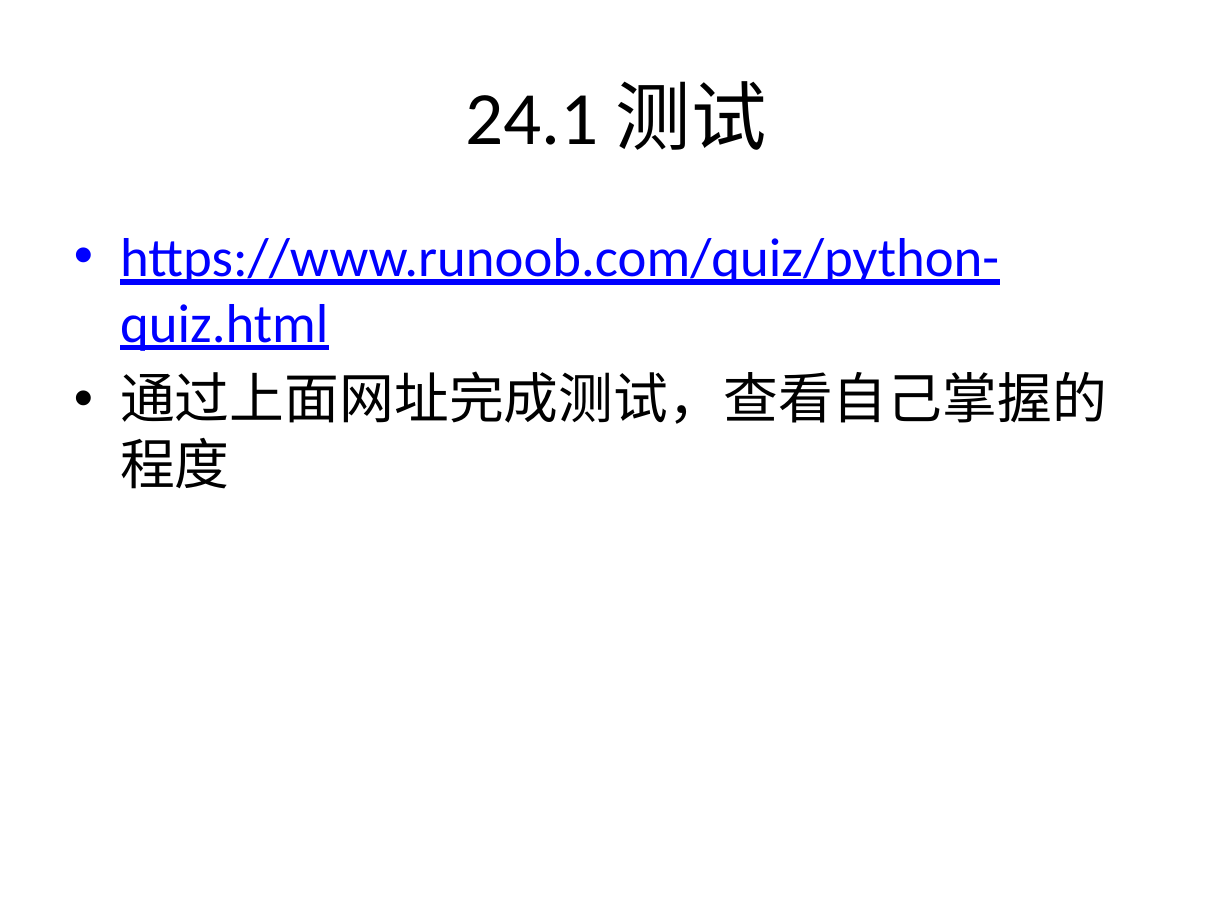
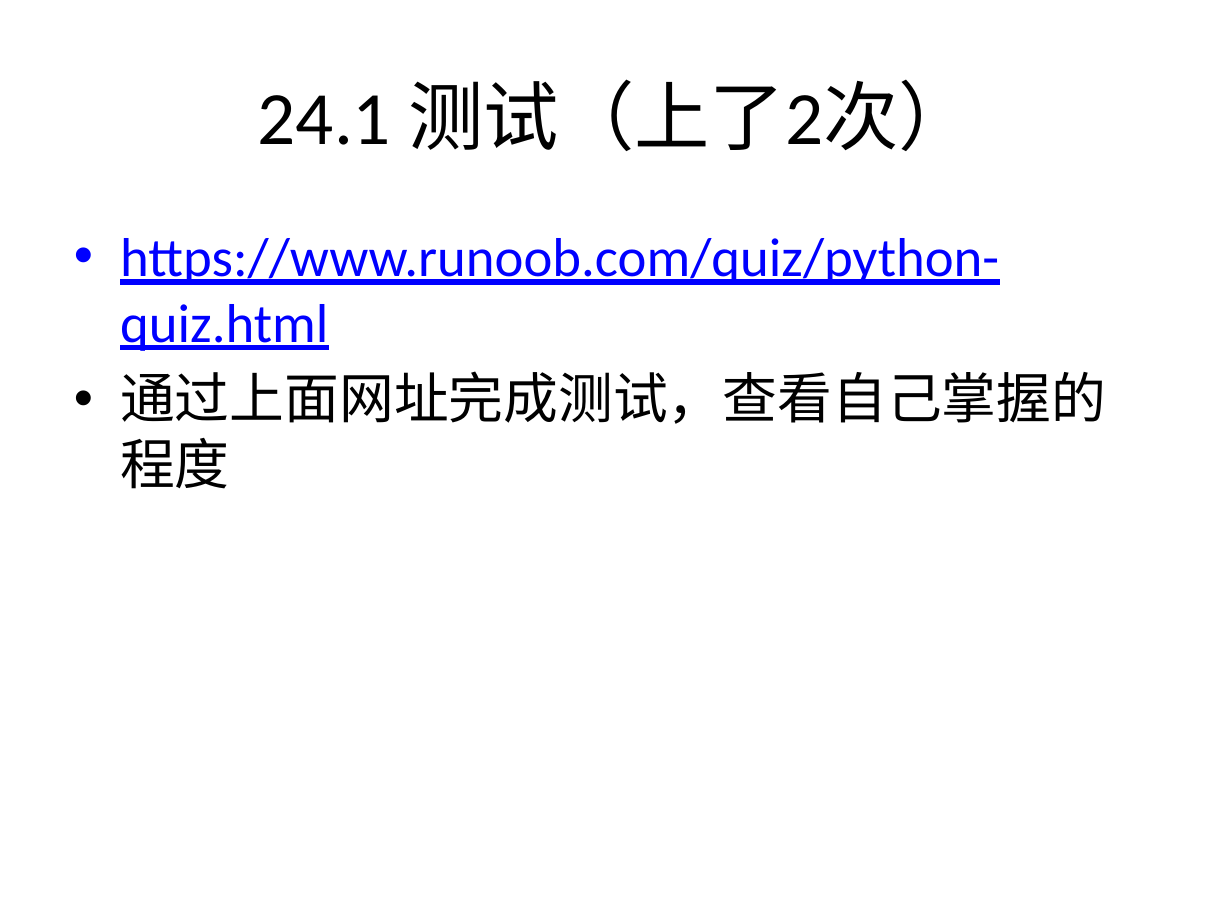
Before and after one commit to zhinan18/Python3, a slide deck: slide 235 of readme/Python3.pptx. Drawn at 1232x924 pixels with LibreOffice and Linux fonts; fonts in the diff are those of the drawing. Boxes give left, top, right and bottom in pixels: in the first picture for what was removed or moved away, otherwise in the second. Text is boxed around its words. In the diff, an @@ line names an element or a change of style, - is before the commit and + after.

```diff
--- a/readme/Python3.pptx
+++ b/readme/Python3.pptx
@@ title at [258,79,975,151]: text changed @@
-24.1 测试
+24.1 测试（上了2次）
```
Also in this commit, not shown: 1 other slide changed, 1 slide added, 1 slide removed, 21 other files.
